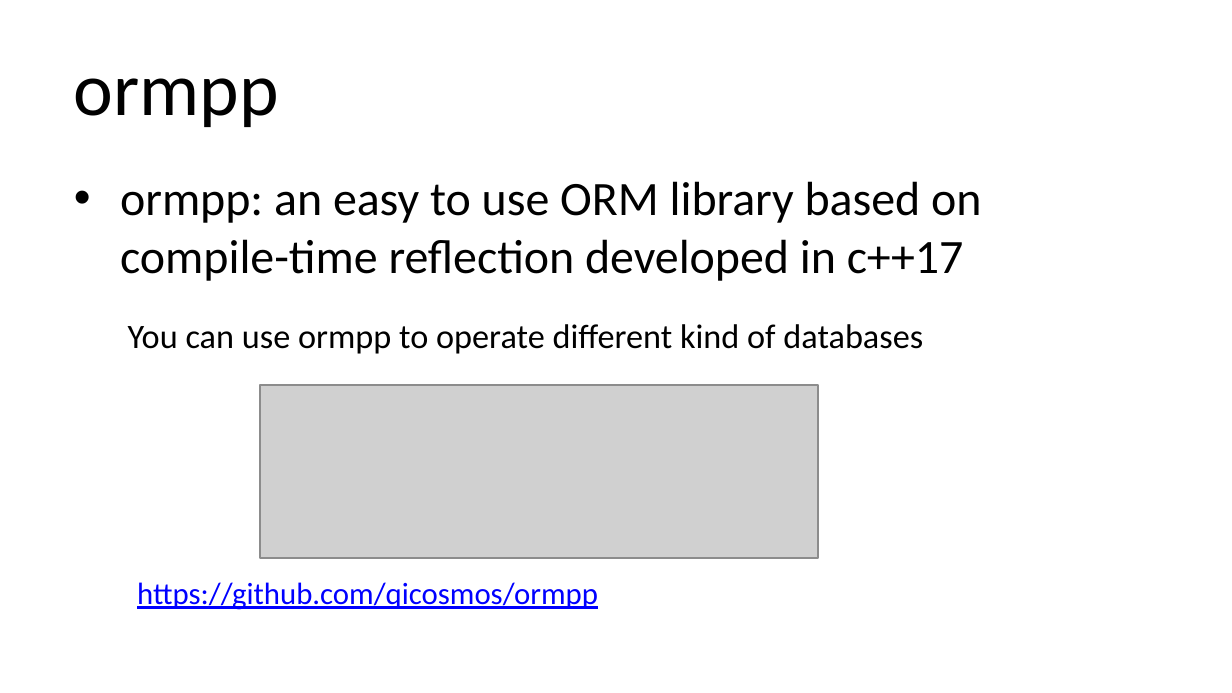
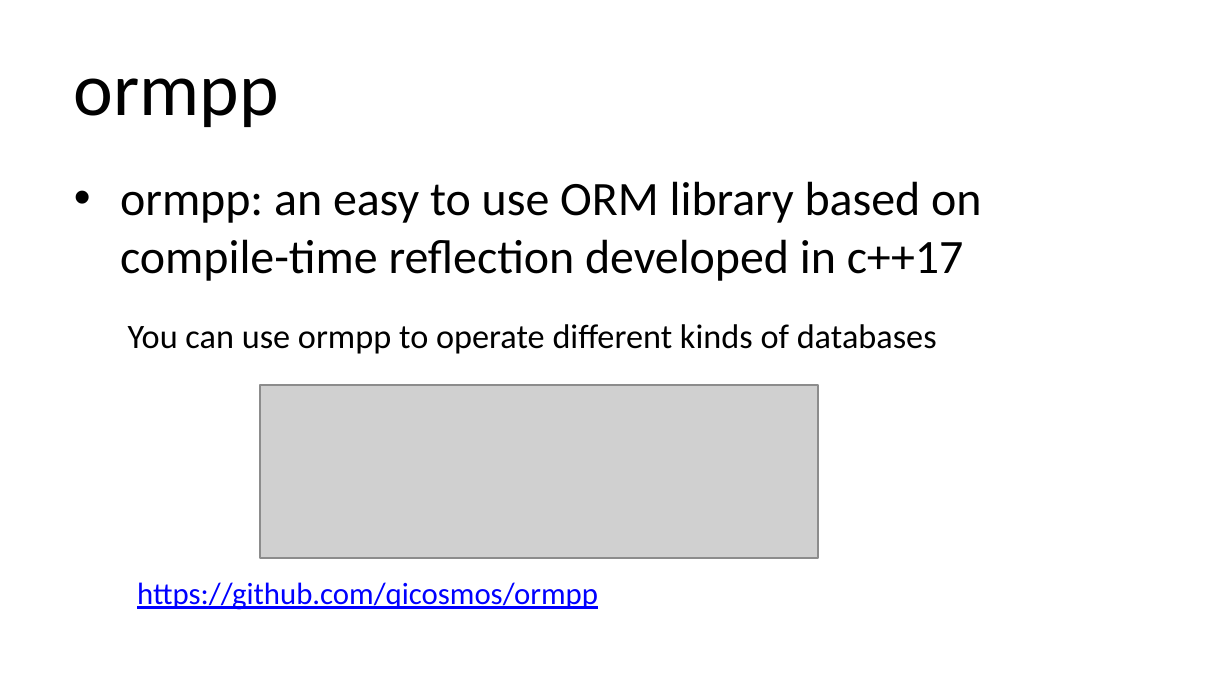
Before and after one commit to qicosmos/cppcon2018, a slide deck: slide 39 of cppcon2018.pptx. Drawn at 1232x693 pixels with LibreOffice and Linux fonts; fonts in the diff are those of the drawing; grey boxes stand for pictures. Boxes give left, top, right and bottom in pixels: in the first picture for what was removed or moved away, otherwise in the second. Text is boxed around its words. In the diff, an @@ line names an element or a change of style, - is before the commit and + after.

```diff
--- a/cppcon2018.pptx
+++ b/cppcon2018.pptx
@@ text at (128,324,937,354): text changed @@
-You can use ormpp to operate different kind of databases
+You can use ormpp to operate different kinds of databases
```
Also in this commit, not shown: 9 other slides changed, 3 slides added, 3 slides removed.
